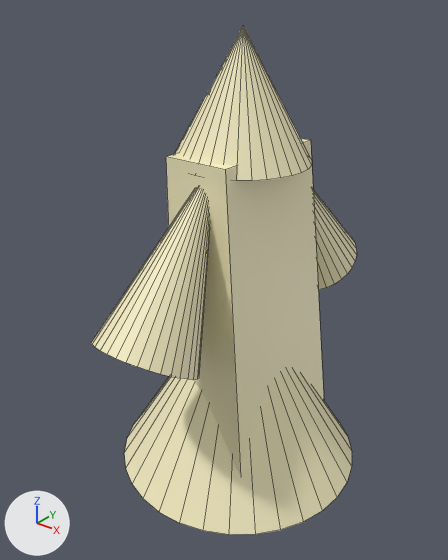
What one commit did to the FBX model Assets/Models/cultist.fbx.
One viewpoint serves both versions: a camera (50 mm lens) standing at (5.2, -6.89, 4.63) and looking at (-0.14, -0.22, 0.49). Lighting does not change. The marker at lower left points along +X, +Y and +Z. Mesh edges are drawn as thin lines. Where no turn or scale is listed for an object, it has been applied to the vertices.
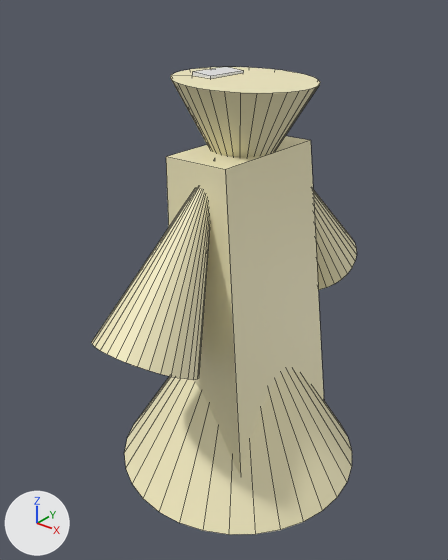
Commit message: fixed cultist model

Location of each change, (x1, y1, x2, y2) in pixels of the pictures (448 x 560 px; the box of a moved part takes in the faces that stretch with it):
'Cone', reshaped, moved, turned: before (174, 26, 312, 181); after (170, 67, 320, 157)
'Cube.001', added: after (193, 67, 244, 79)
part 1 of me_cone_005, moved or reshaped: before (174, 30, 241, 154); after (170, 67, 320, 157)

The change, as a list of edits to the scene's bpy script:
```text
Change me_cone_005:
    used by ob_cone; location = (0.0, 0.0, 3.44)
    remove me_cone_005.from_pydata(...)  # 59 vertices, 46 faces; spans x -0.99..0.99, y -0.99..0.99, z -1.11..0.65
    add me_cone_005.from_pydata(...)  # 41 vertices, 39 faces; spans x -0.99..0.99, y -0.99..0.99, z -1.11..0.65
    me_cone_005 part 1
    26 vertices are removed from x -0.47..-0.25, y -0.36..0.36, z -0.21..0.04
    24 faces are deleted
    8 vertices are added at x 0.3..0.63, y -0.36..0.36, z -1.11..-0.9
    17 new faces join them
Add me_cube_001:
    me_cube_001.from_pydata([(0.146, 0.355, -0.137), (-0.168, 0.356, -0.106), (0.17, 0.355, 0.106), (-0.144, 0.356, 0.137), (0.144, -0.356, -0.137), (-0.17, -0.355, -0.106), (0.168, -0.356, 0.106), (-0.146, -0.355, 0.137)], [], [(0, 1, 3, 2), (2, 3, 7, 6), (6, 7, 5, 4), (4, 5, 1, 0), (2, 6, 4, 0), (7, 3, 1, 5)])
Change ob_cone:
    ob_cone.location: (0.0, 0.0, 3.44) -> (0.0, 0.0, 2.32)
    ob_cone.rotation_euler: (0.0, 0.0, 0.0) -> (0.0, -3.102, 0.0)  # degrees (0, 0, 0) -> degrees (0, -178, 0)
Add ob_cube_001:
    ob_cube_001 = bpy.data.objects.new('Cube.001', me_cube_001)
    ob_cube_001.location = (-0.42, 0.0, 3.37)
```
